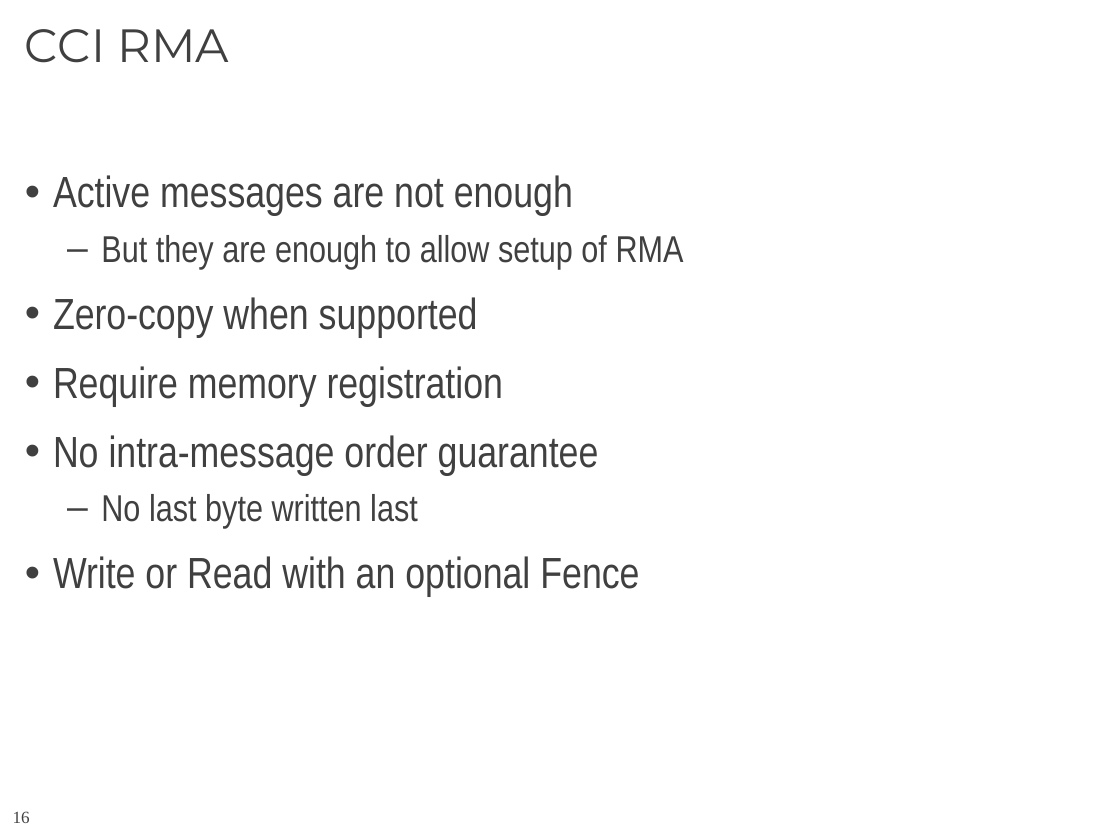
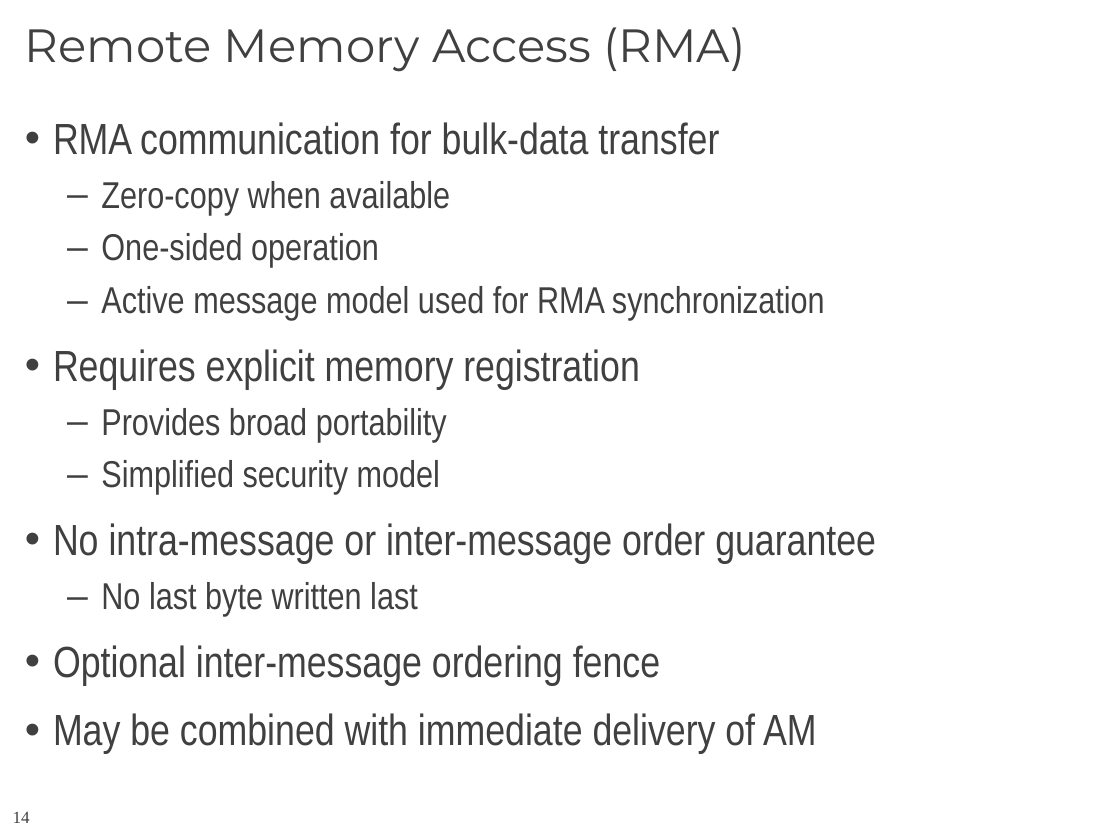
Before and after one commit to CCI/pub, a slide deck: slide 14 of slides/HotI-2011/2011-HotI-CCI-OLCF.pptx (slide 16 before the commit). Drawn at 1120x840 pixels with LibreOffice and Linux fonts; fonts in the diff are those of the drawing; background and template pictures are left out. Boxes give left, top, right and bottom in pixels: in the first picture for what was removed or moved away, otherwise in the second. Text is boxed around its words. In the diff, an @@ line names an element or a change of style, - is before the commit and + after.

```diff
--- a/slides/HotI-2011/2011-HotI-CCI-OLCF.pptx
+++ b/slides/HotI-2011/2011-HotI-CCI-OLCF.pptx
@@ title at (x1=25, y1=27, x2=745, y2=72): text changed @@
-CCI RMA
+Remote Memory Access (RMA)
@@ text "RMA communication for bulk-data transfer" moved from (x1=53, y1=175, x2=684, y2=597) to (x1=53, y1=122, x2=876, y2=754) @@
@@ text at (x1=53, y1=122, x2=876, y2=563): text changed; size 28 to 24 pt @@
-• Active messages are not enough
-  – But they are enough to allow setup of RMA
-• Zero-copy when supported
-• Require memory registration
-• No intra-message order guarantee
+• RMA communication for bulk-data transfer
+  – Zero-copy when available
+  – One-sided operation
+  – Active message model used for RMA synchronization
+• Requires explicit memory registration
+  – Provides broad portability
+  – Simplified security model
+• No intra-message or inter-message order guarantee
@@ text at (x1=53, y1=645, x2=817, y2=754): text changed @@
-• Write or Read with an optional Fence
+• Optional inter-message ordering fence
+• May be combined with immediate delivery of AM
@@ page number at (x1=13, y1=812, x2=30, y2=823): text changed @@
-16
+14
```
Also in this commit, not shown: 8 other slides changed, 2 slides added, 3 slides removed.
